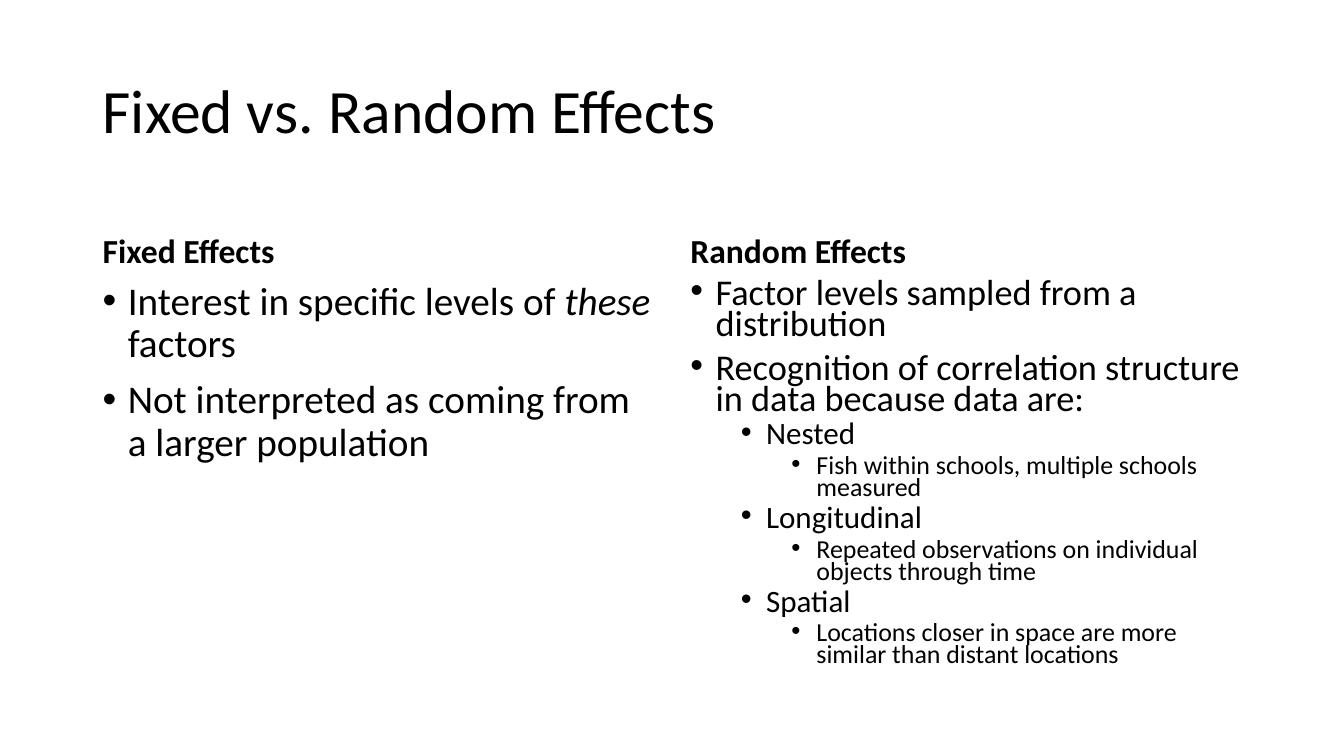
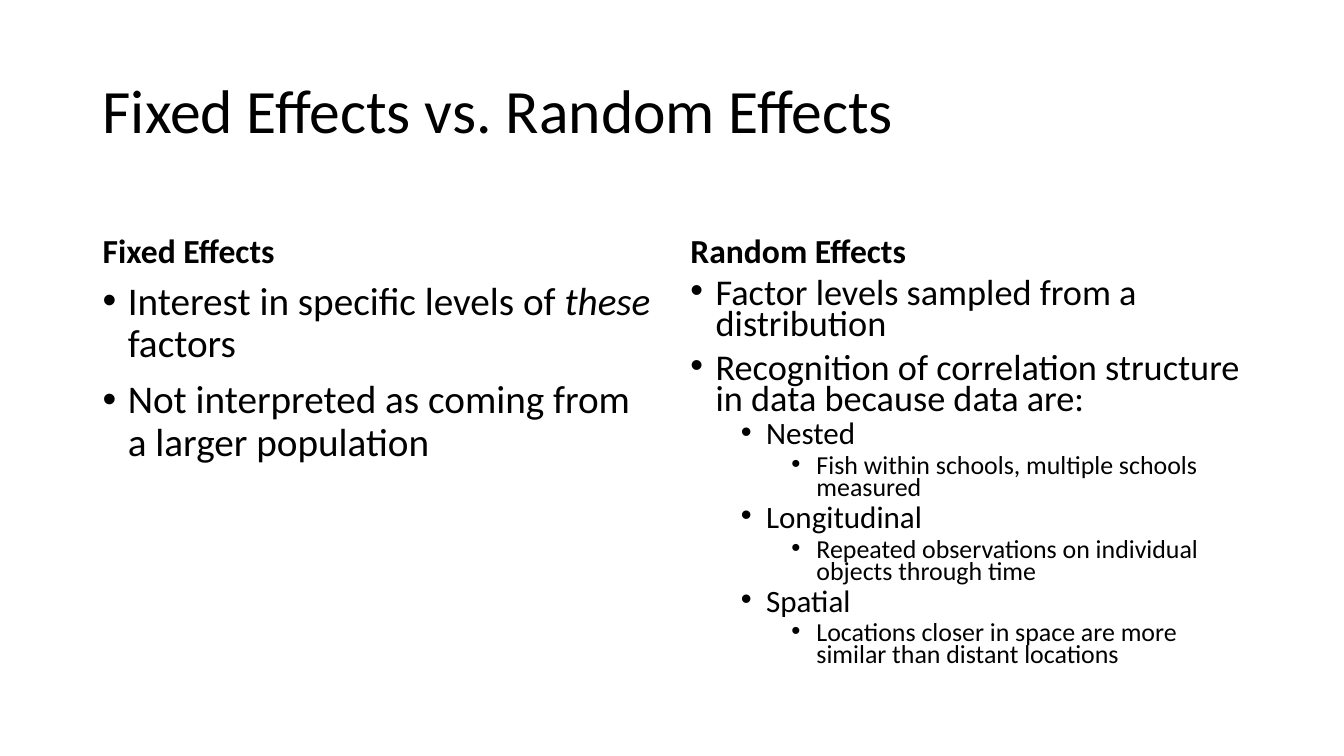
Before and after one commit to ELaBrecque-MMC/RegressionModelOverview, a slide deck: slide 37 of Notes/RegressionModelOverview.pptx (slide 27 before the commit). Drawn at 1344x756 pixels with LibreOffice and Linux fonts; fonts in the diff are those of the drawing. Boxes give left, top, right and bottom in pixels: in the first picture for what was removed or moved away, otherwise in the second. Text is boxed around its words. In the diff, an @@ line names an element or a change of style, - is before the commit and + after.

```diff
--- a/Notes/RegressionModelOverview.pptx
+++ b/Notes/RegressionModelOverview.pptx
@@ title at box(103, 90, 893, 134): text changed @@
-Fixed vs. Random Effects
+Fixed Effects vs. Random Effects
```
Also in this commit, not shown: 4 other slides changed, 11 slides added, 3 other files.
